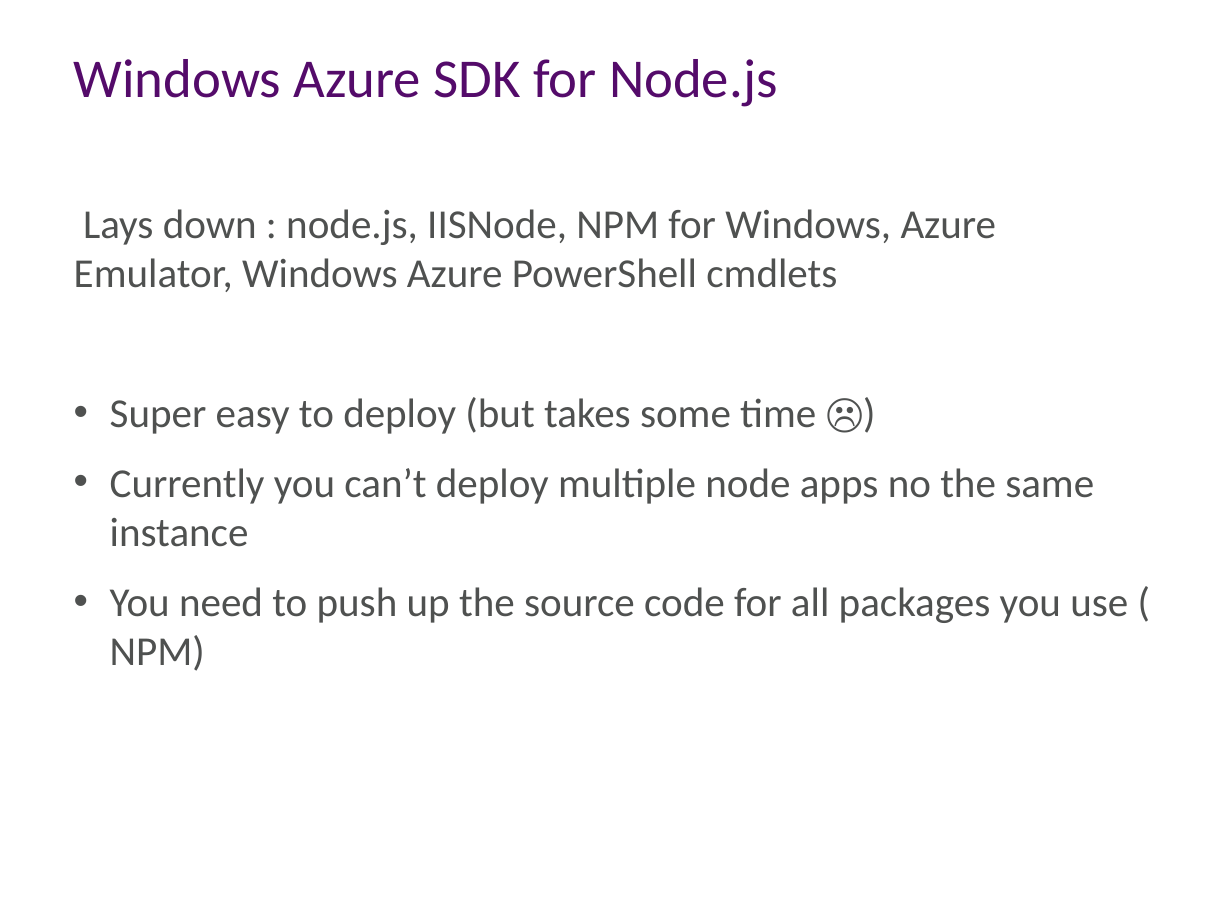
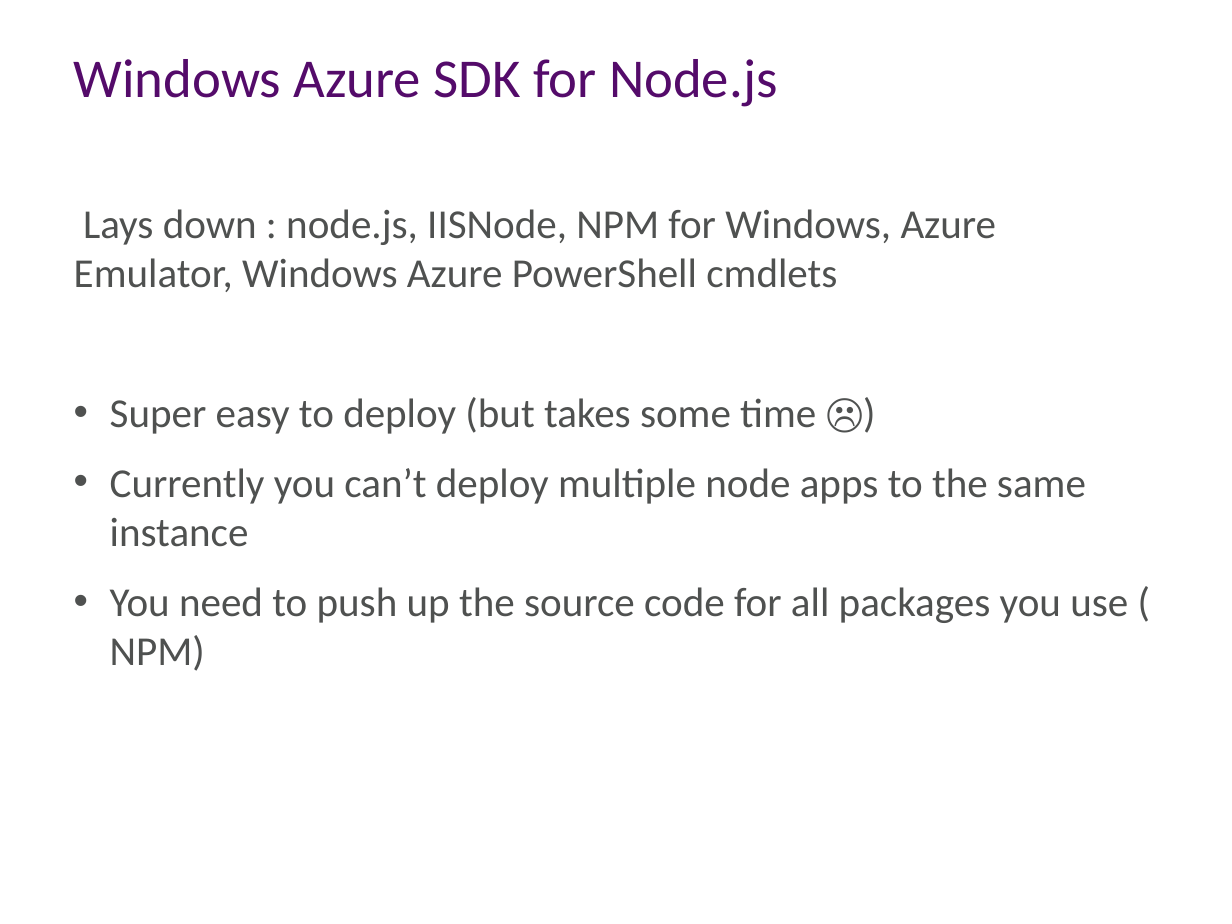
Before and after one commit to aidancasey/AzureNodeChatClient, a slide deck: slide 14 of presentation/Building Node.js Applications on Windows Azure.pptx. Drawn at 1232x924 pixels with LibreOffice and Linux fonts; fonts in the diff are those of the drawing; background and template pictures are left out. Boxes give left, top, right and bottom in pixels: in the first picture for what was removed or moved away, otherwise in the second. Text is boxed around its words. In the diff, an @@ line names an element or a change of style, - is before the commit and + after.

```diff
--- a/presentation/Building Node.js Applications on Windows Azure.pptx
+++ b/presentation/Building Node.js Applications on Windows Azure.pptx
@@ text at (110,468,1086,547): text changed @@
-• Currently you can’t deploy multiple node apps no the same instance
+• Currently you can’t deploy multiple node apps to the same instance
```
Also in this commit, not shown: 3 other slides changed.
